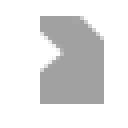
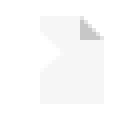
Layers edited between the first and the second 128×128 image:
pixels changed over left=40, top=16, right=104, bottom=104 (layer not identified)
